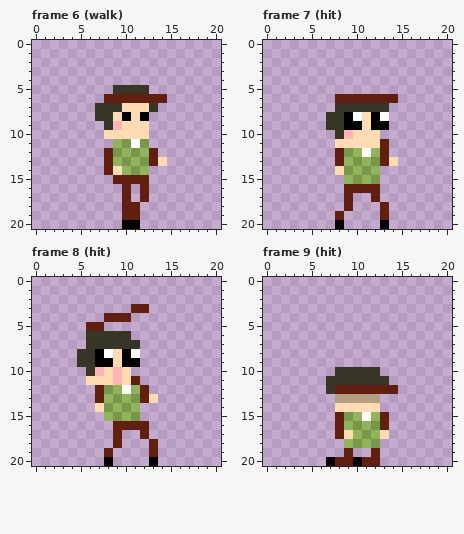
Pixel-art file: sinkdungeon_resource/OtherTexure/nonplayerase/nonplayer002anim000.aseprite. Above, as it was before the edit.
21x21 pixels, 13 frames. Shown: frame 6 (walk), frame 7 (hit), frame 8 (hit), frame 9 (hit). The commit also changed other frames, which this record leaves out.
And afterwards:
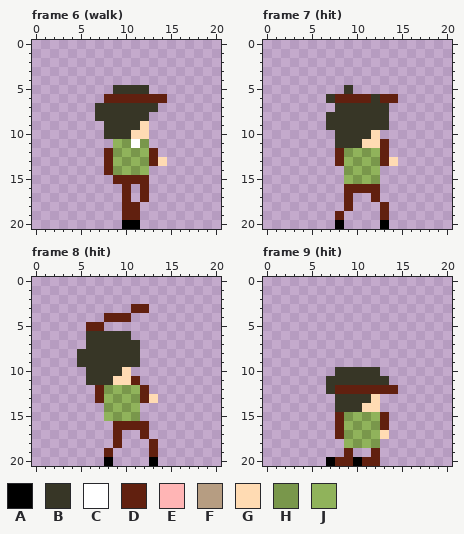
Palette (. is transparent): A #000000  B #373626  C #ffffff  D #61200f  E #ffb5b5  F #b69d82  G #ffdbb3  H #79974b  J #90b35b
Diff:
layer "Layer 1" now hidden
layer "Layer 1 Copy" added
Frame 6 (walk), layer "Layer 1 Copy":
Colour A becomes colour B in row 8 at x 10 and 12.
Colour E becomes colour B in row 9 at x 9.
Colour G becomes colour B in row 7 at x 10 to 12; in row 8 at x 9 and 11; in row 9 at x 10 to 11; in row 10 at x 8 to 10.
Colour G becomes colour H in row 14 at x 9.
Frame 7 (hit):
The author put colour B in row 5 at x 9; in row 6 at x 7.
Colour A becomes colour B in row 8 at x 9 and 12; in row 9 at x 9 to 10 and 12 to 13.
Colour C becomes colour B in row 8 at x 10 and 13.
Colour D becomes colour B in row 6 at x 12.
Colour E becomes colour B in row 10 at x 9.
Colour G becomes colour B in rows 8 to 9 at x 11; in row 10 at x 10 to 11; in row 11 at x 8 to 10.
Colour C becomes colour H in row 12 at x 11.
The edit erases colour G in row 14 at x 8.
Frame 8 (hit):
Colour A becomes colour B in row 8 at x 7 and 10; in row 9 at x 7 to 8 and 10 to 11.
Colour C becomes colour B in row 8 at x 8 and 11.
Colour E becomes colour B in row 10 at x 7 and 9.
Colour G becomes colour B in rows 8 to 9 at x 9; in row 10 at x 8; in row 11 at x 6 to 8.
Colour E becomes colour G in row 11 at x 9.
Colour C becomes colour H in row 12 at x 10.
The edit erases colour G in row 14 at x 7.
Frame 9 (hit), layer "Layer 1 Copy":
Colour F becomes colour B in row 13 at x 8 to 11.
Colour G becomes colour B in row 14 at x 8 to 10.
Colour F becomes colour G in row 13 at x 12.
Colour C becomes colour H in row 15 at x 11.
Colour G becomes colour H in row 17 at x 9.
